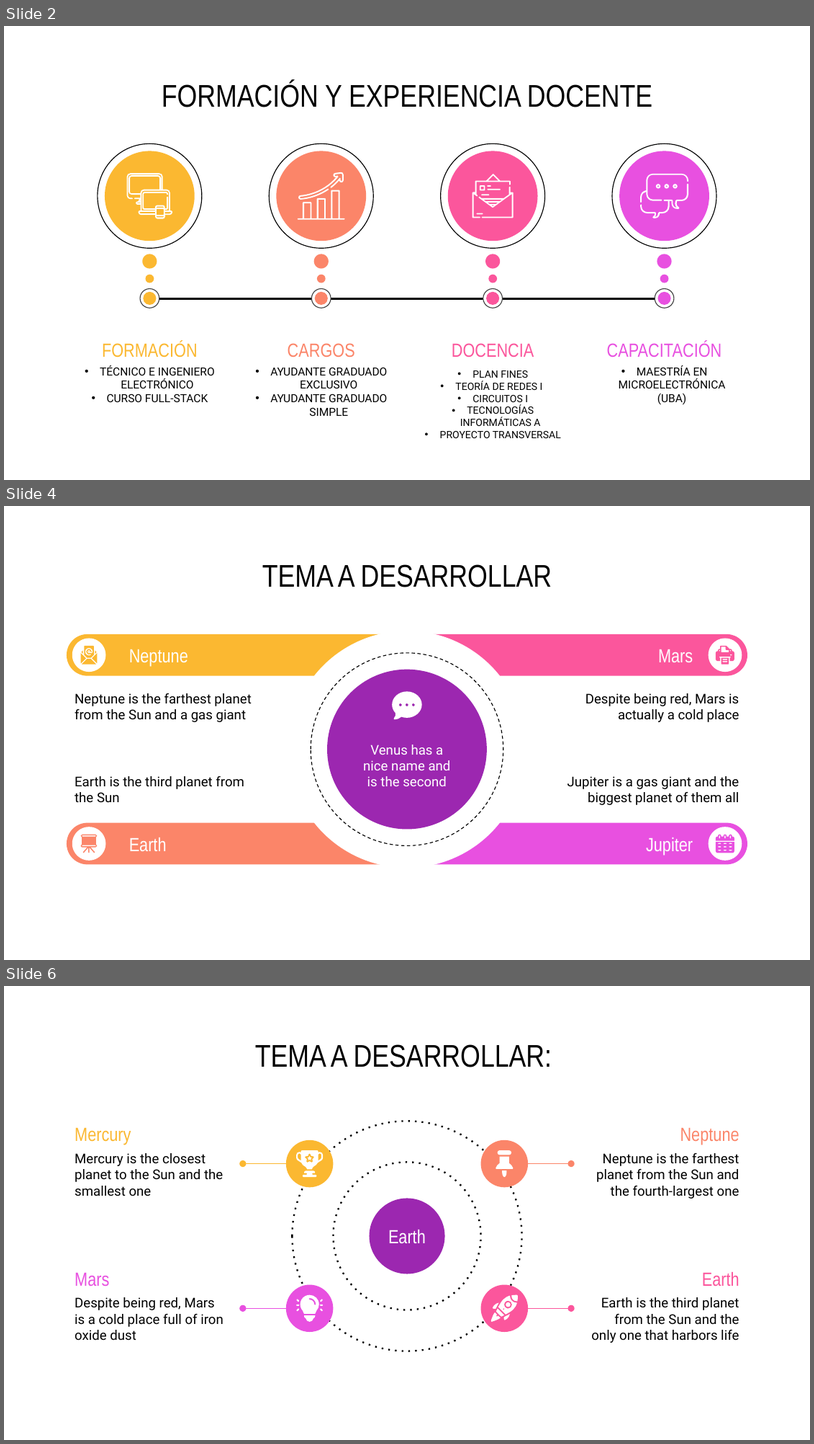
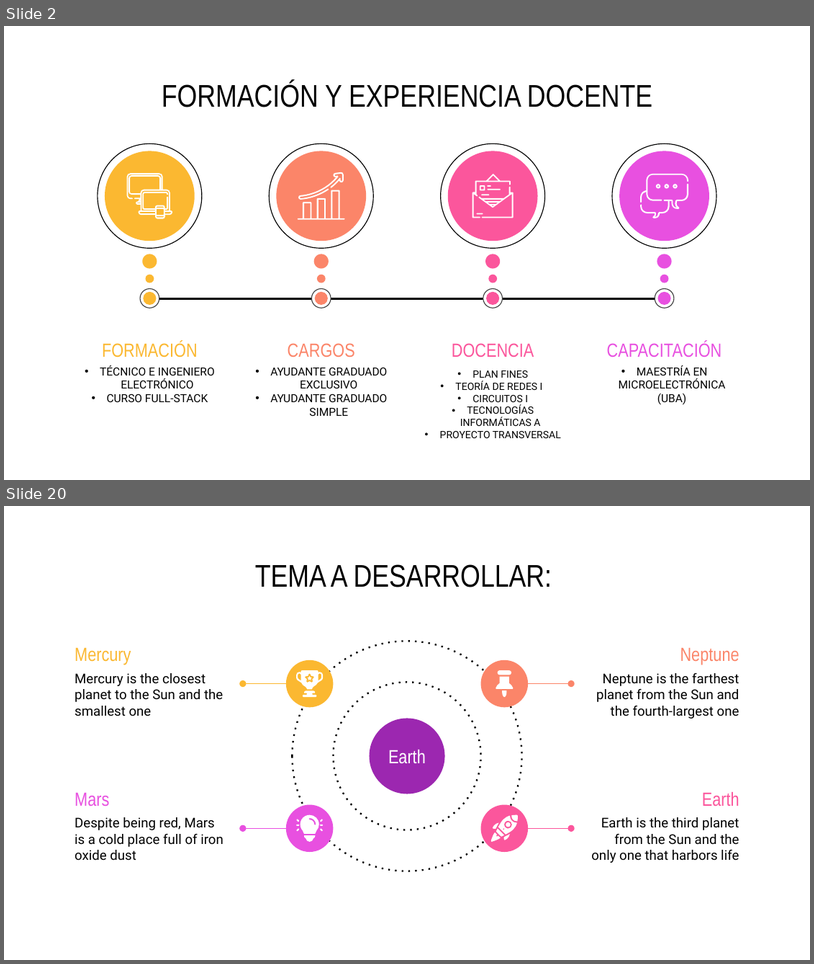
Before and after one commit to marianomorel/maestria-repo, a slide deck: Concurso - TIA - Regular/INFOGRAFIA - CONCURSO - MARIANO MOREL.pptx. Shown one above the other, each under a label of ours: slides 2, 4 and 6 before the commit, slides 2 and 20 after it; the slides between them are not shown. The pictures are 814x1444 and 814x964 pixels, drawn with LibreOffice and Linux fonts; fonts in the diff are those of the drawing. Boxes give left, top, right and bottom in pixels: in the first picture for what was removed or moved away, otherwise in the second. Text is boxed around its words. In the diff, an @@ line names an element or a change of style, - is before the commit and + after.

```diff
--- a/Concurso - TIA - Regular/INFOGRAFIA - CONCURSO - MARIANO MOREL.pptx
+++ b/Concurso - TIA - Regular/INFOGRAFIA - CONCURSO - MARIANO MOREL.pptx
@@ slide 4 removed at (x1=4, y1=506, x2=810, y2=960), background #FFFFFF @@
@@ title removed at (x1=262, y1=564, x2=553, y2=587) @@
-TEMA A DESARROLLAR
@@ rounded rectangle removed at (x1=67, y1=634, x2=407, y2=676) @@
-Neptune
@@ ellipse removed at (x1=288, y1=631, x2=526, y2=868) @@
@@ rounded rectangle removed at (x1=407, y1=634, x2=748, y2=676) @@
-Mars
@@ ellipse removed at (x1=72, y1=638, x2=106, y2=672) @@
@@ group removed at (x1=80, y1=646, x2=97, y2=664): 7 freeform shapes @@
@@ ellipse removed at (x1=311, y1=653, x2=504, y2=846) @@
@@ ellipse removed at (x1=709, y1=638, x2=743, y2=672) @@
@@ freeform shape removed at (x1=716, y1=646, x2=735, y2=661) @@
@@ ellipse removed at (x1=327, y1=669, x2=487, y2=829) @@
-Venus has a nice name and is the second
@@ freeform shape removed at (x1=722, y1=658, x2=729, y2=664) @@
@@ text removed at (x1=75, y1=693, x2=251, y2=722) @@
-Neptune is the farthest planet from the Sun and a gas giant
@@ freeform shape removed at (x1=392, y1=692, x2=422, y2=720) @@
@@ text removed at (x1=586, y1=693, x2=740, y2=722) @@
-Despite being red, Mars is actually a cold place
@@ text removed at (x1=75, y1=776, x2=244, y2=803) @@
-Earth is the third planet from the Sun
@@ text removed at (x1=568, y1=776, x2=739, y2=805) @@
-Jupiter is a gas giant and the biggest planet of them all
@@ rounded rectangle removed at (x1=67, y1=823, x2=407, y2=865) @@
-Earth
@@ ellipse removed at (x1=72, y1=827, x2=106, y2=861) @@
@@ rounded rectangle removed at (x1=407, y1=823, x2=748, y2=865) @@
-Jupiter
@@ ellipse removed at (x1=709, y1=827, x2=743, y2=861) @@
@@ freeform shape removed at (x1=80, y1=834, x2=98, y2=853) @@
@@ freeform shape removed at (x1=716, y1=842, x2=735, y2=853) @@
@@ freeform shape removed at (x1=716, y1=834, x2=735, y2=841) @@
@@ what was slide 6 is now slide 20 @@
```
Also in this commit, not shown: 3 slides changed, 14 slides added, 7 other slides removed, 4 other files.
